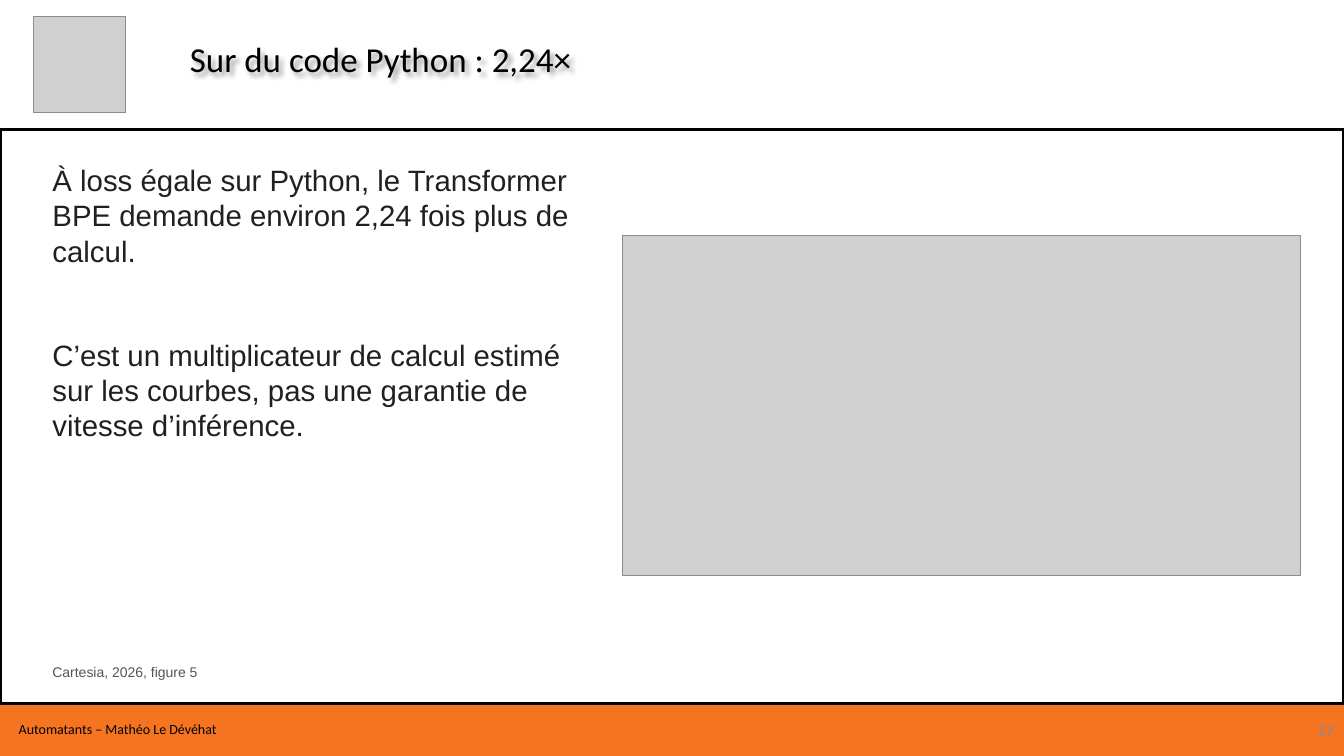
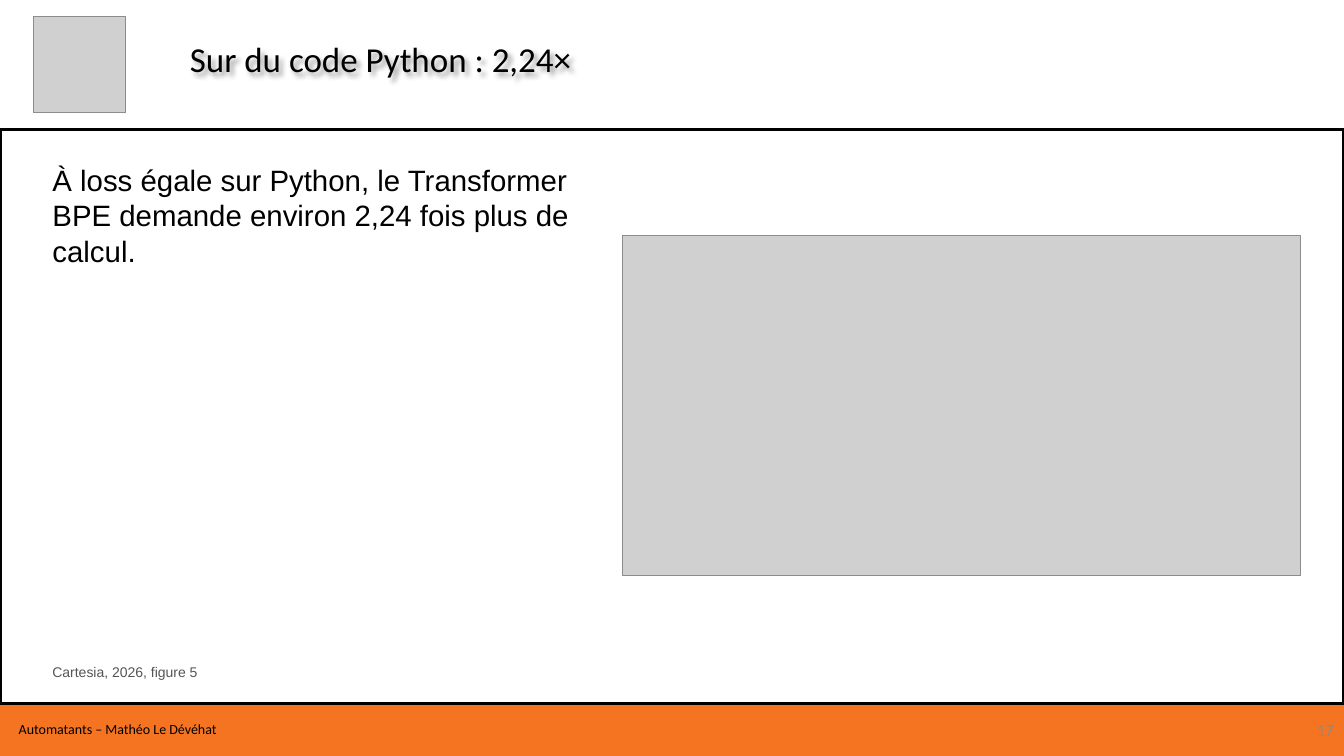
Before and after one commit to Flydexo/research, a slide deck: slide 17 of formation-hnet/Formation H-Net.pptx. Drawn at 1344x756 pixels with LibreOffice and Linux fonts; fonts in the diff are those of the drawing; grey boxes stand for pictures. Boxes give left, top, right and bottom in pixels: in the first picture for what was removed or moved away, otherwise in the second. Text is boxed around its words. In the diff, an @@ line names an element or a change of style, - is before the commit and + after.

```diff
--- a/formation-hnet/Formation H-Net.pptx
+++ b/formation-hnet/Formation H-Net.pptx
@@ text "À loss égale sur Python, ..." at [52,168,569,263]: text colour #202020 to #000000; less space between paragraphs @@
@@ text at [52,344,561,437]: paragraph removed @@
-C’est un multiplicateur de calcul estimé sur les courbes, pas une garantie de vitesse d’inférence.
```
Also in this commit, not shown: 6 other slides changed, 1 other file.
